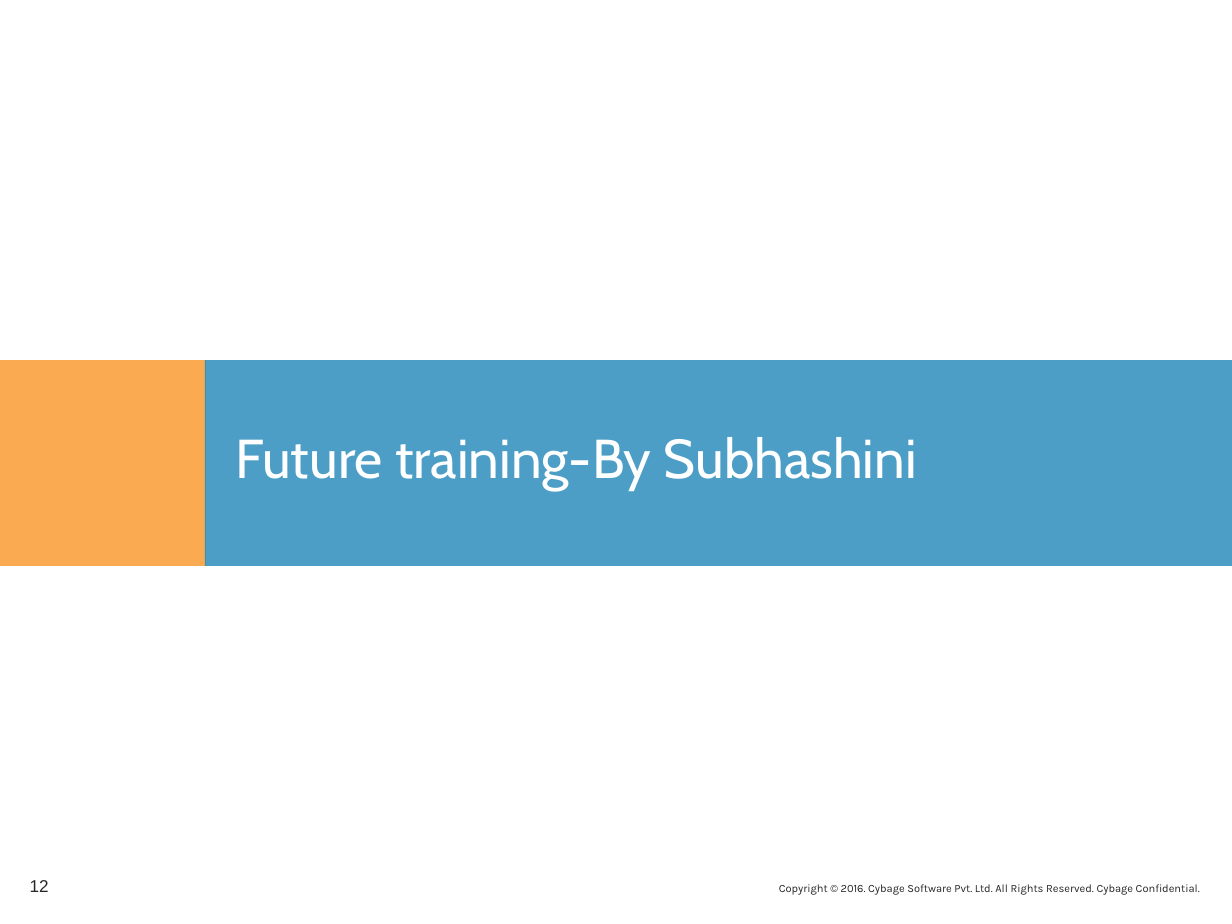
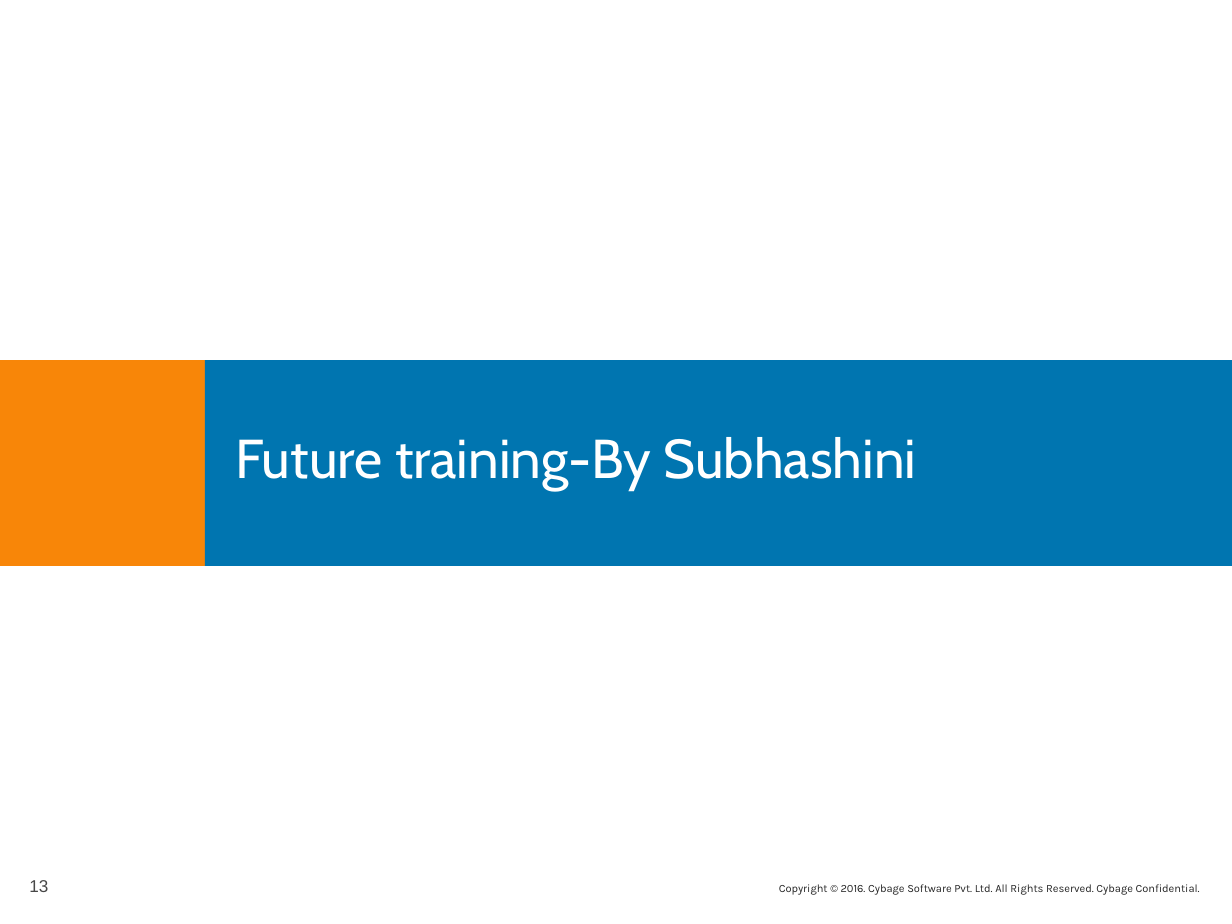
Before and after one commit to CybageGroup7FRTP/angularjs-client, a slide deck: slide 13 of Cybage Presentation Standard.pptx (slide 12 before the commit). Drawn at 1232x924 pixels with LibreOffice and Linux fonts; fonts in the diff are those of the drawing; background and template pictures are left out. Boxes give left, top, right and bottom in pixels: in the first picture for what was removed or moved away, otherwise in the second. Text is boxed around its words. In the diff, an @@ line names an element or a change of style, - is before the commit and + after.

```diff
--- a/Cybage Presentation Standard.pptx
+++ b/Cybage Presentation Standard.pptx
@@ rectangle at bbox=[0, 360, 206, 565]: fill #F88608 at 70% opacity to #F88608 @@
@@ rectangle at bbox=[205, 360, 1232, 565]: fill #0075B0 at 70% opacity to #0075B0 @@
@@ page number at bbox=[29, 880, 48, 892]: text changed; text colour #262626 to #474747 @@
-12
+13
```
Also in this commit, not shown: 13 other slides changed, 1 slide added, 5 other files.
